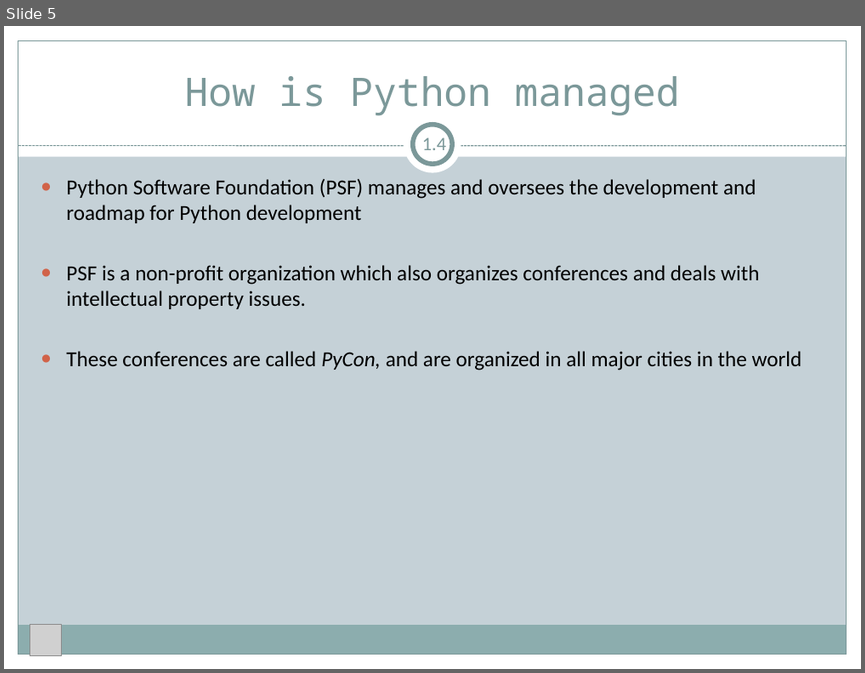
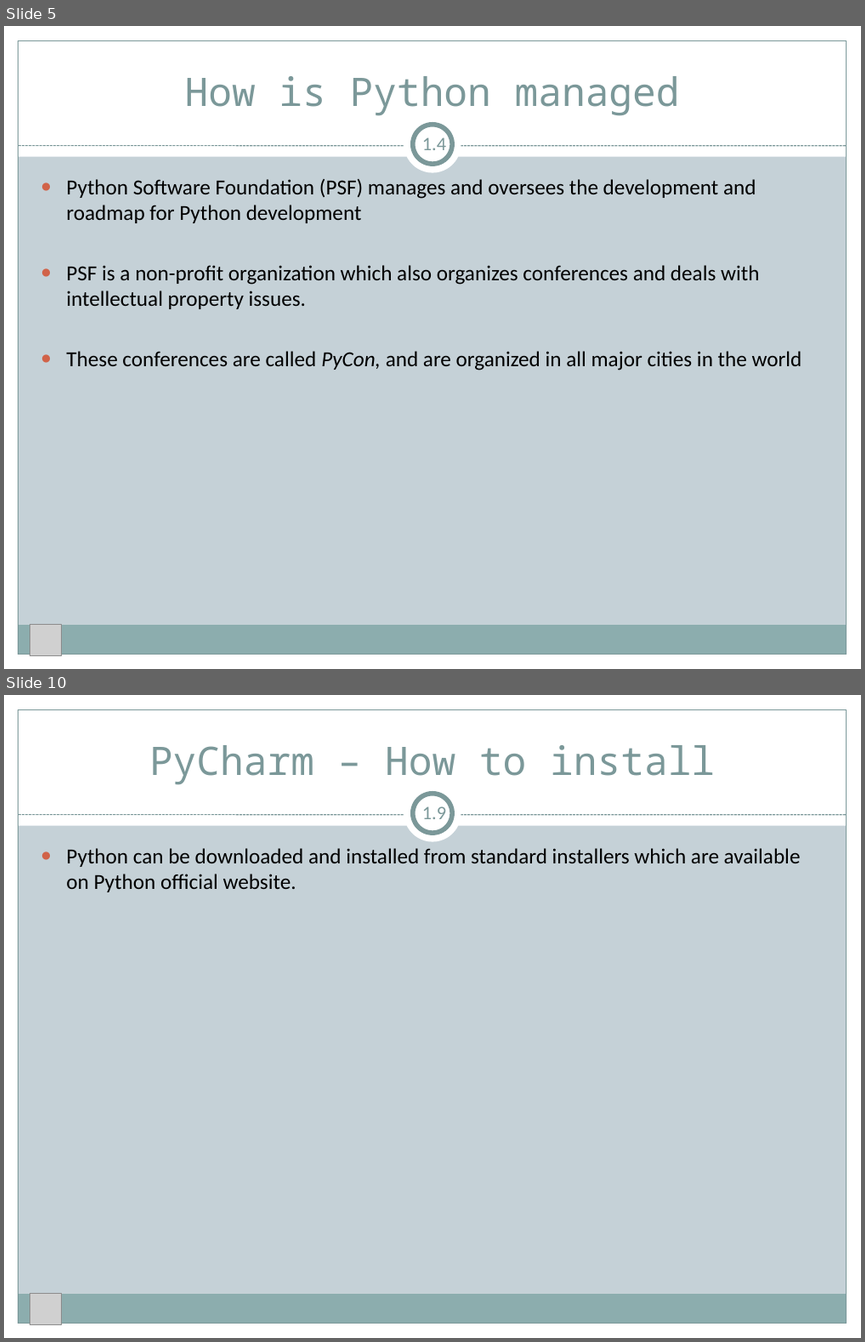
Before and after one commit to quantfineart/Fundamental-Python-Tutorial, a slide deck: Python Fundamentals.pptx. Shown one above the other, each under a label of ours: slide 5 before the commit, slides 5 and 10 after it; the slides between them are not shown. The pictures are 865x673 and 865x1342 pixels, drawn with LibreOffice and Linux fonts; fonts in the diff are those of the drawing; grey boxes stand for pictures. Boxes give left, top, right and bottom in pixels: in the first picture for what was removed or moved away, otherwise in the second. Text is boxed around its words. In the diff, an @@ line names an element or a change of style, - is before the commit and + after.

```diff
--- a/Python Fundamentals.pptx
+++ b/Python Fundamentals.pptx
@@ slide 10 added at [4, 695, 861, 1338], background #C5D1D7; not listed: 9 template elements that a slide beside it also shows @@
@@ title added at [149, 745, 715, 784], 33 pt, text #7C999A @@
+PyCharm – How to install
@@ text added at [422, 806, 446, 819], 16 pt, text #7C999A @@
+1.9
@@ text added at [66, 848, 800, 892], 18 pt, text #000000 @@
+● Python can be downloaded and installed from standard installers which are available on Python official website.
@@ picture added at [30, 1293, 62, 1324] @@
```
Also in this commit, not shown: 3 slides changed, 4 other slides added.
